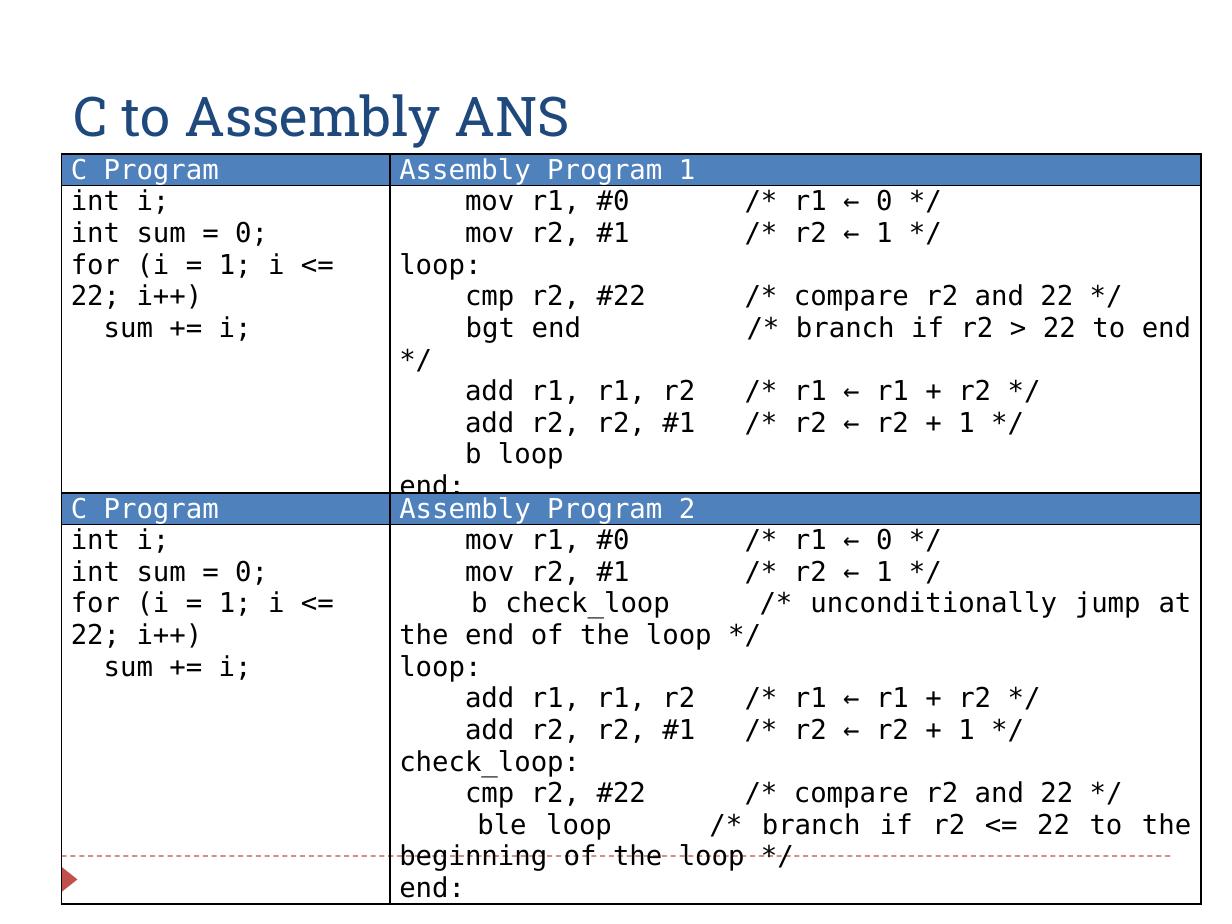
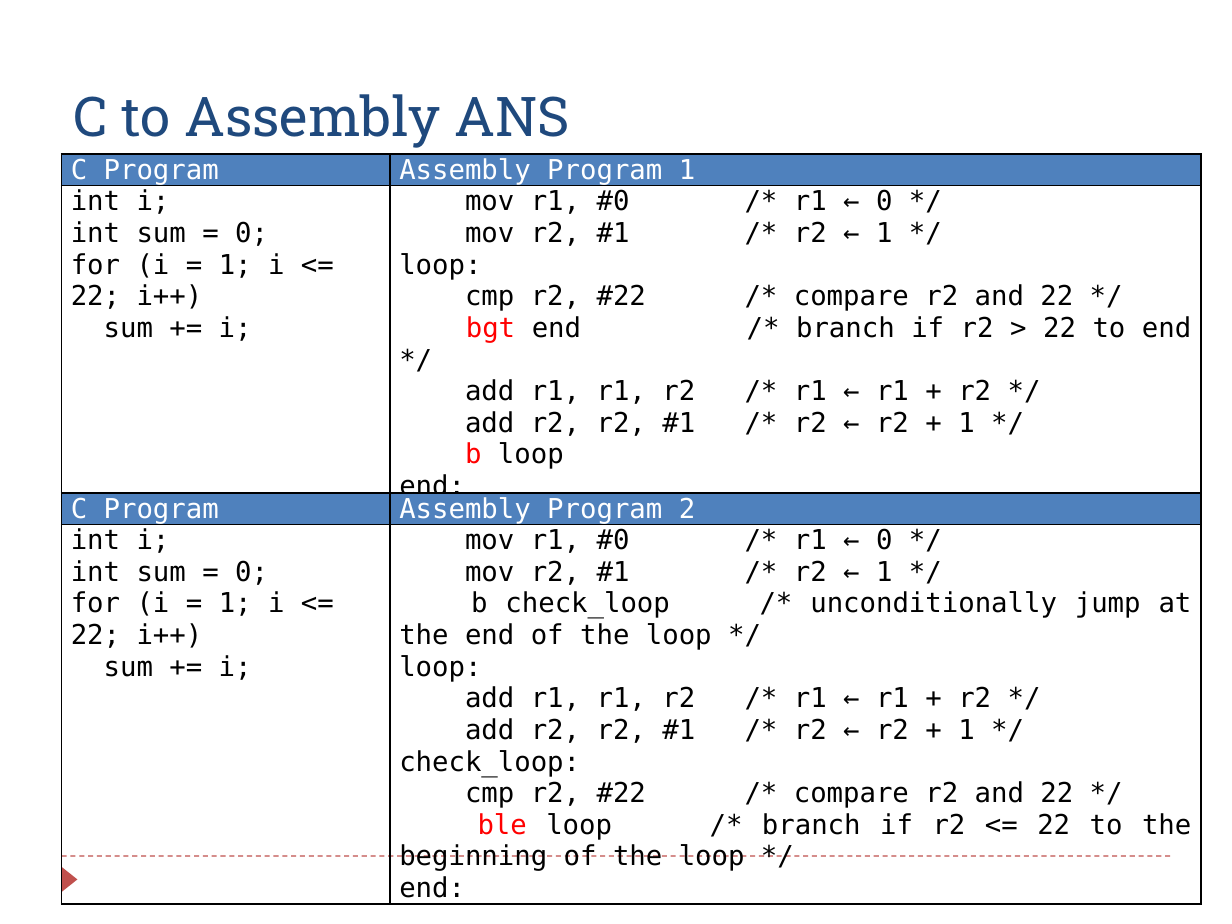
Before and after one commit to guhofstra/CSC111Fa25, a slide deck: slide 28 of PPTs/Ch6_ARM_Control_Flow_Exercises_ANS.pptx (slide 26 before the commit). Drawn at 1232x924 pixels with LibreOffice and Linux fonts; fonts in the diff are those of the drawing. Boxes give left, top, right and bottom in pixels: in the first picture for what was removed or moved away, otherwise in the second. Text is boxed around its words. In the diff, an @@ line names an element or a change of style, - is before the commit and + after.

```diff
--- a/PPTs/Ch6_ARM_Control_Flow_Exercises_ANS.pptx
+++ b/PPTs/Ch6_ARM_Control_Flow_Exercises_ANS.pptx
@@ table at (62,154,1201,652) @@
@@ text colour #000000 to #FF0000 in "bgt", "b" @@
@@ table at (62,493,1201,920) @@
@@ text colour #000000 to #FF0000 in "ble" @@
```
Also in this commit, not shown: 9 other slides changed, 4 slides added, 2 slides removed, 1 other file.
